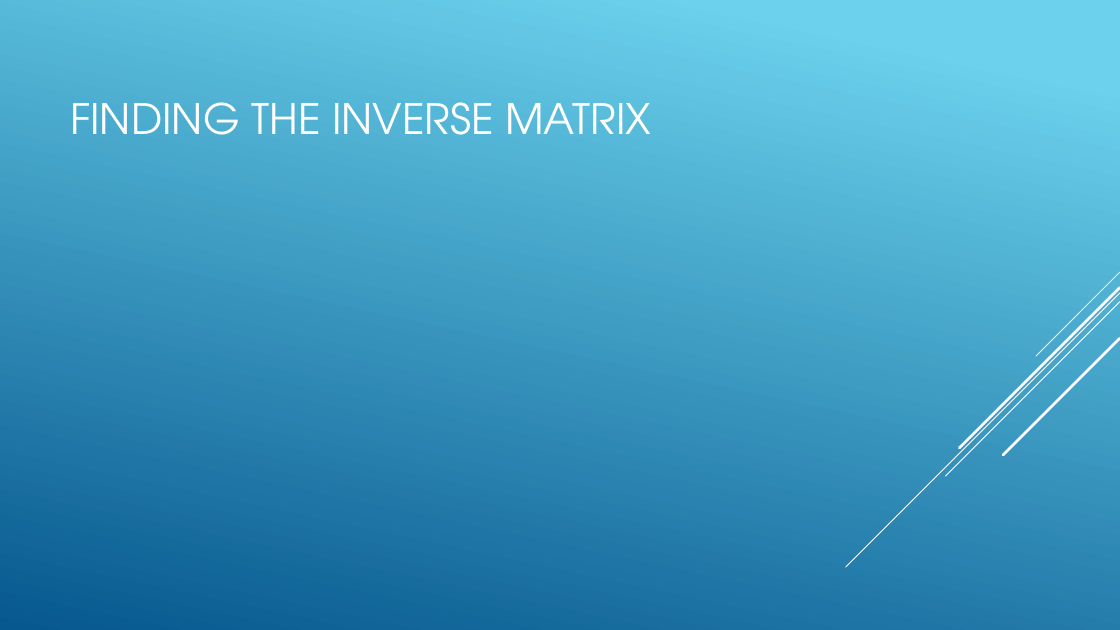
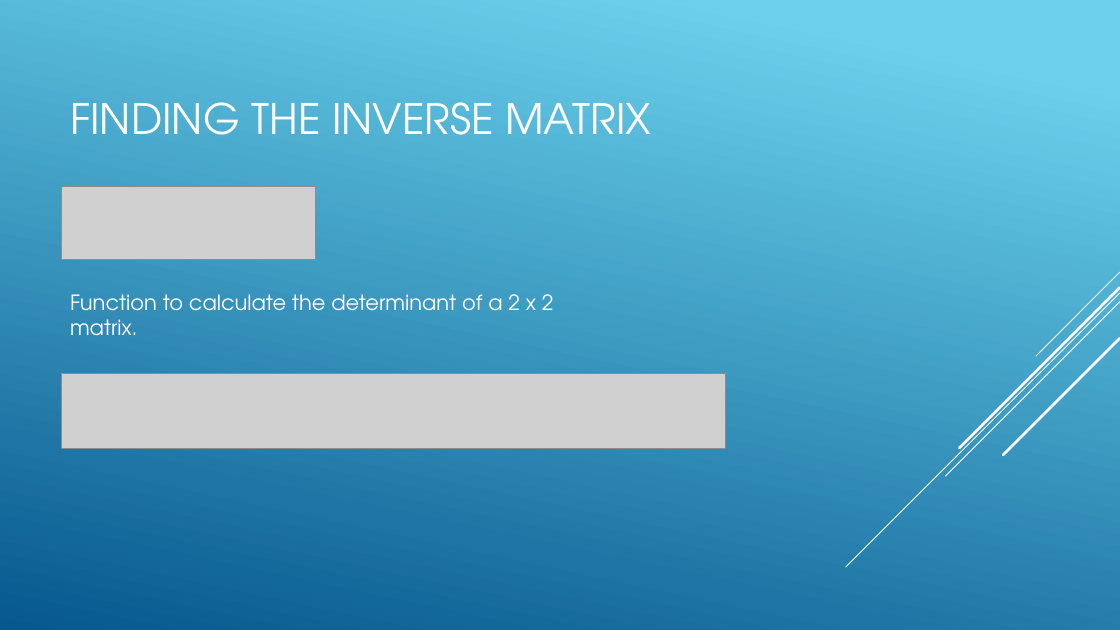
Before and after one commit to TheJonBovi/Hill-Cipher, a slide deck: slide 11 of CST407FinalPP.pptx (slide 12 before the commit). Drawn at 1120x630 pixels with LibreOffice and Linux fonts; fonts in the diff are those of the drawing; grey boxes stand for pictures. Boxes give left, top, right and bottom in pixels: in the first picture for what was removed or moved away, otherwise in the second. Text is boxed around its words. In the diff, an @@ line names an element or a change of style, - is before the commit and + after.

```diff
--- a/CST407FinalPP.pptx
+++ b/CST407FinalPP.pptx
@@ picture added at bbox=[62, 187, 316, 260] @@
@@ text added at bbox=[70, 294, 554, 336], 18 pt, text #FFFFFF @@
+Function to calculate the determinant of a 2 x 2 matrix.
@@ picture added at bbox=[62, 373, 727, 449] @@
```
Also in this commit, not shown: 6 other slides changed, 3 slides added.
